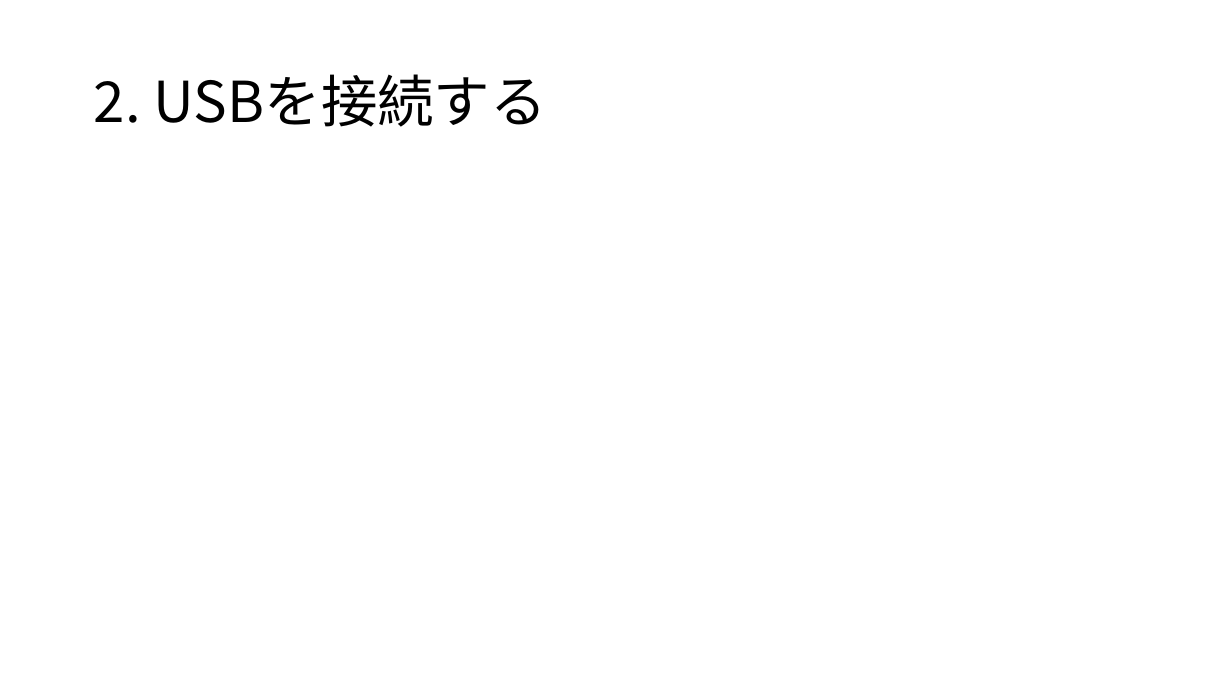
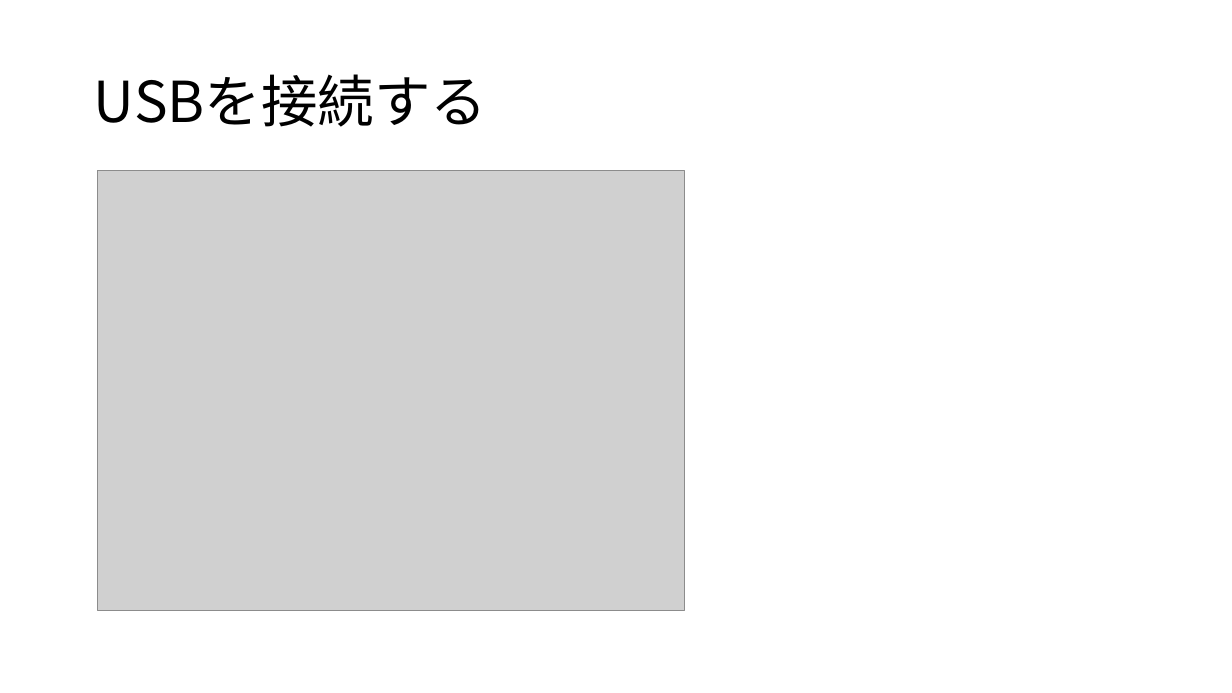
Before and after one commit to RyoichiYuda/SoundVelocity_App, a slide deck: slide 3 of 音速測定ノギスの使い方.pptx. Drawn at 1232x693 pixels with LibreOffice and Linux fonts; fonts in the diff are those of the drawing; grey boxes stand for pictures. Boxes give left, top, right and bottom in pixels: in the first picture for what was removed or moved away, otherwise in the second. Text is boxed around its words. In the diff, an @@ line names an element or a change of style, - is before the commit and + after.

```diff
--- a/音速測定ノギスの使い方.pptx
+++ b/音速測定ノギスの使い方.pptx
@@ title at [94,74,487,127]: text changed @@
-2. USBを接続する
+USBを接続する
@@ picture added at [98,171,684,611] @@
```
Also in this commit, not shown: 8 other slides changed, 5 other files.
